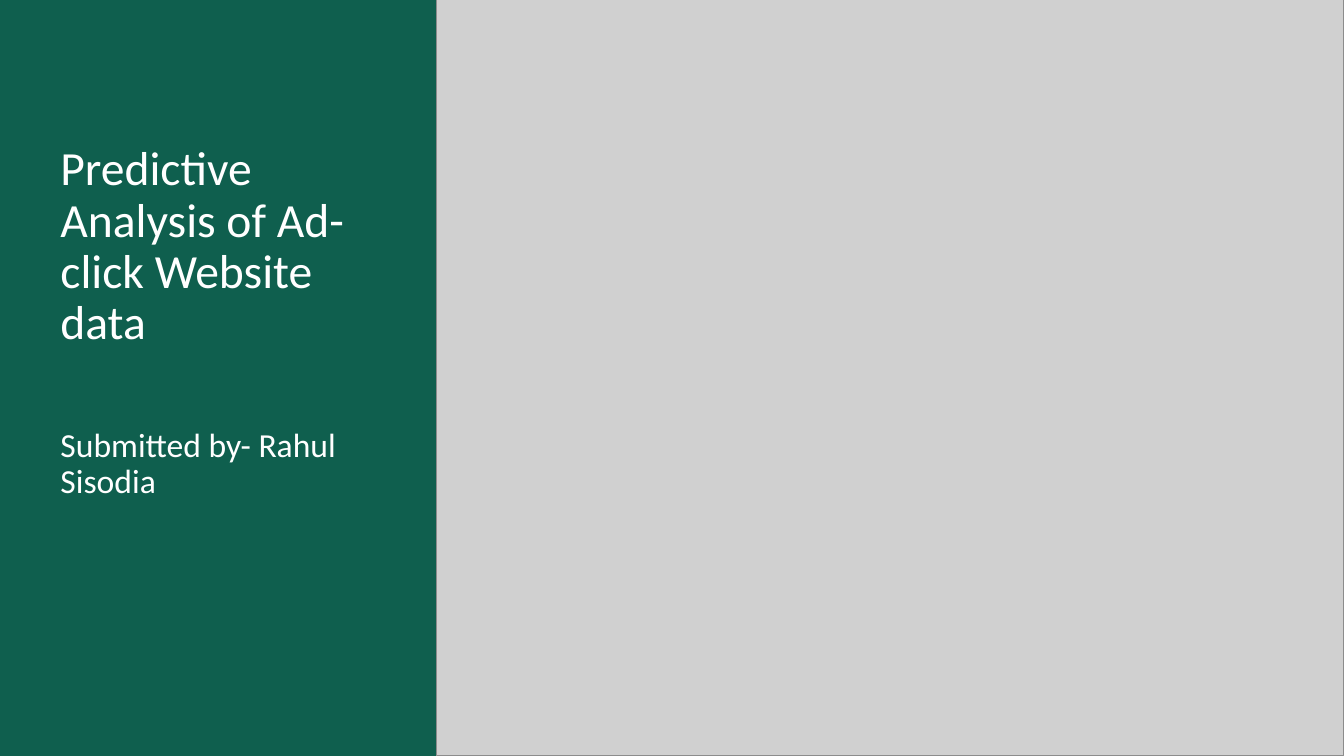
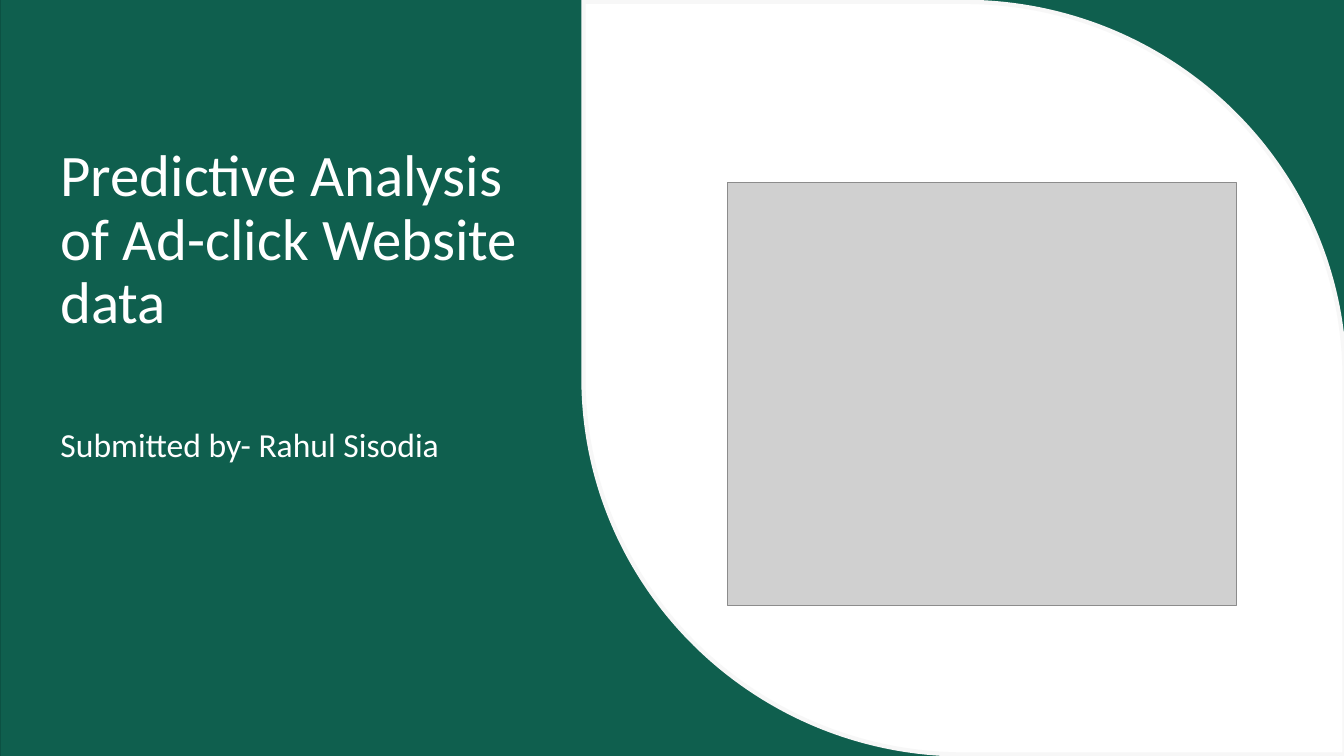
Before and after one commit to rahkum96/Supervised-Mchine-Learning, a slide deck: slide 1 of Ad-Clicked Web-Dataset/Ad-Clicking.pptx. Drawn at 1344x756 pixels with LibreOffice and Linux fonts; fonts in the diff are those of the drawing; grey boxes stand for pictures; background and template pictures are left out. Boxes give left, top, right and bottom in pixels: in the first picture for what was removed or moved away, otherwise in the second. Text is boxed around its words. In the diff, an @@ line names an element or a change of style, - is before the commit and + after.

```diff
--- a/Ad-Clicked Web-Dataset/Ad-Clicking.pptx
+++ b/Ad-Clicked Web-Dataset/Ad-Clicking.pptx
@@ freeform shape added at (584,2,1344,755), fill #FFFFFF, outline #F7F7F7 3 pt @@
@@ title "Predictive Analysis of Ad-click Website ..." at (60,155,517,324): size 34 to 42 pt @@
@@ picture: place and size @@
-picture at (437,0,1344,756)
+picture at (728,182,1236,606)
@@ subtitle "Submitted by- Rahul Sisodia" rewrapped from (60,433,336,494) to (60,433,438,463) @@
```
Also in this commit, not shown: 7 other slides changed, 7 slides added, 1 slide removed.
